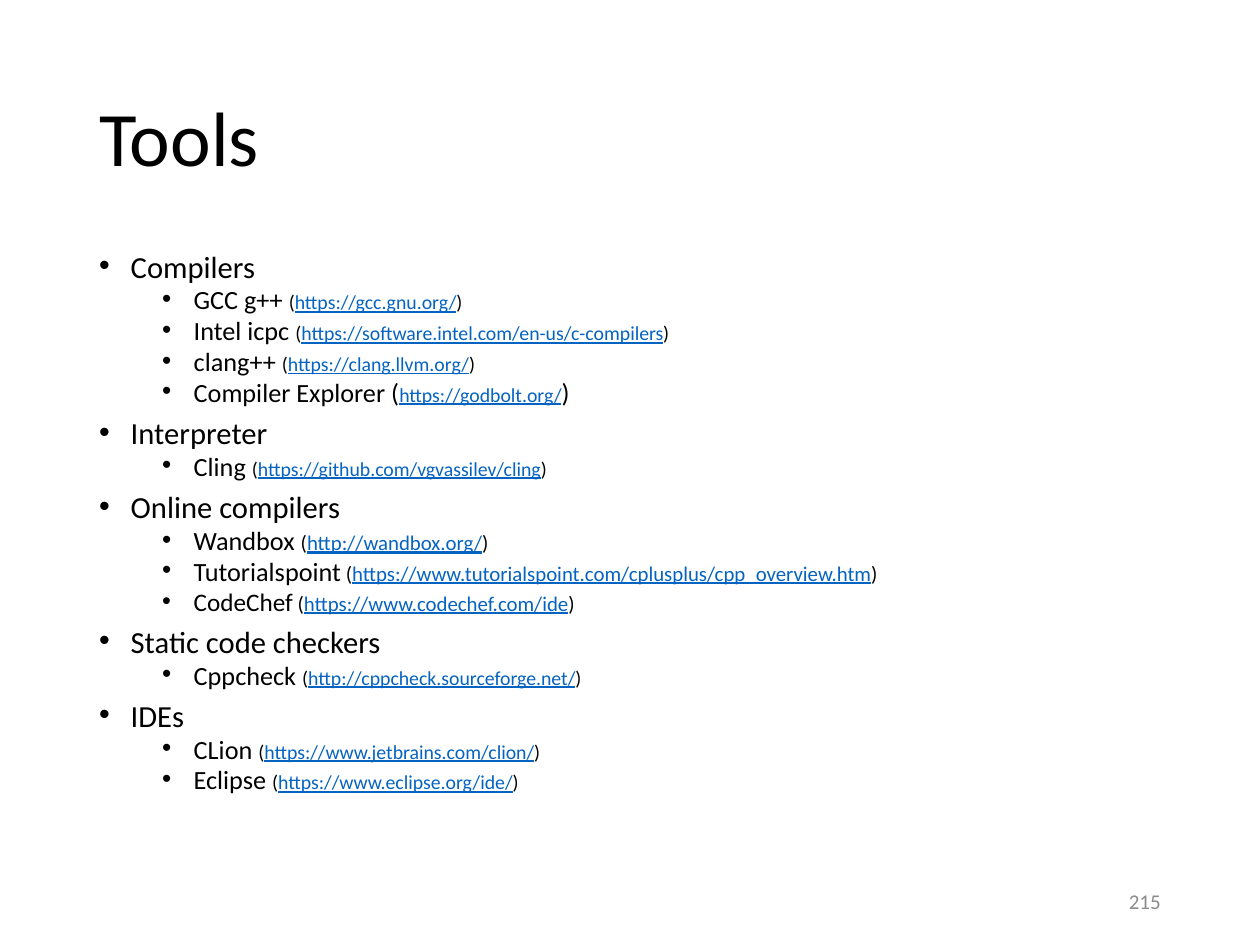
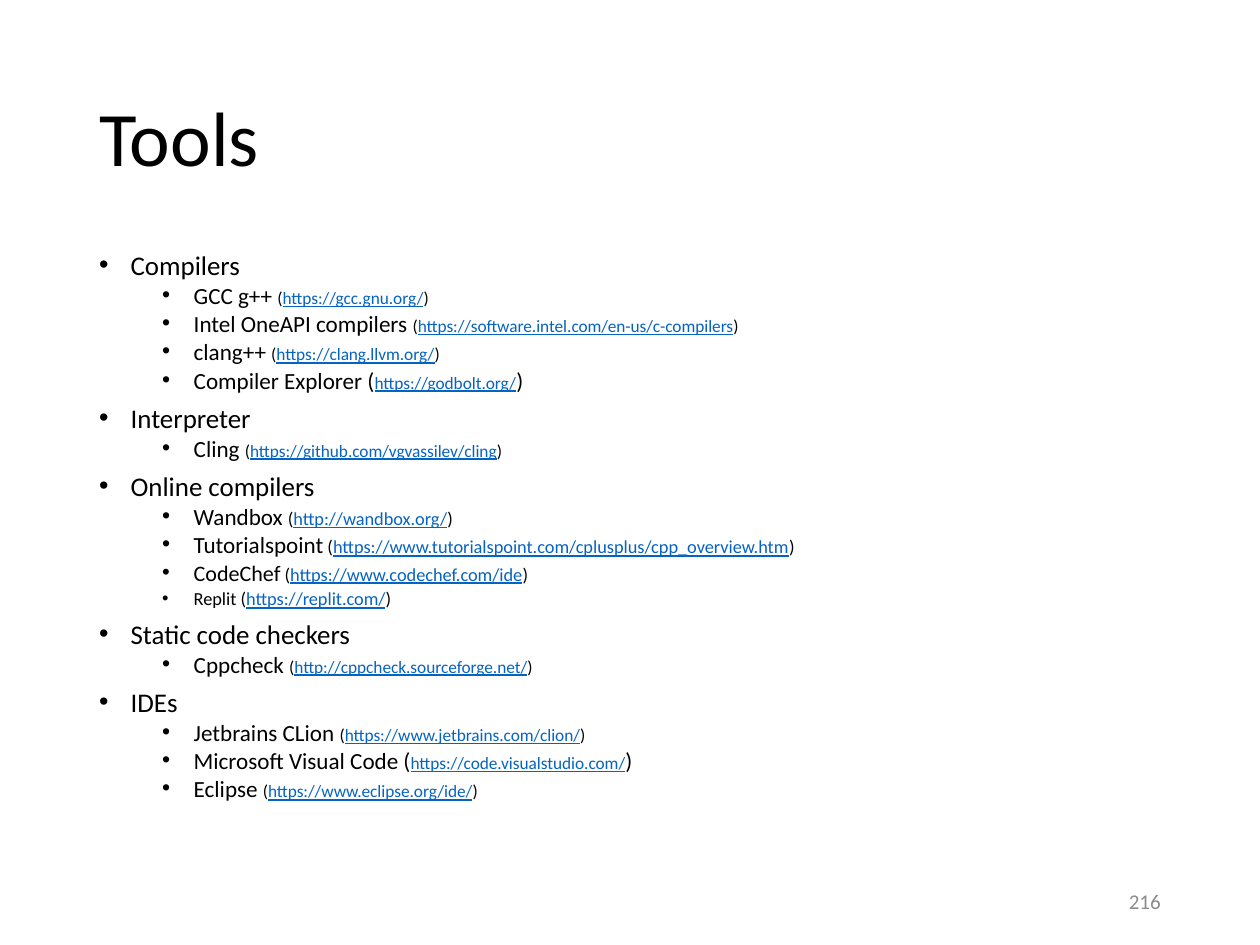
Before and after one commit to gjbex/Scientific-C-plus-plus, a slide deck: slide 216 of scientific_cpp.pptx (slide 215 before the commit). Drawn at 1260x945 pixels with LibreOffice and Linux fonts; fonts in the diff are those of the drawing. Boxes give left, top, right and bottom in pixels: in the first picture for what was removed or moved away, otherwise in the second. Text is boxed around its words. In the diff, an @@ line names an element or a change of style, - is before the commit and + after.

```diff
--- a/scientific_cpp.pptx
+++ b/scientific_cpp.pptx
@@ text at bbox=[131, 256, 794, 801]: size 17.5 to 15.4 pt in "Compilers", "Interpreter", "Online compilers", "Static code checkers" and 1 more places; size 15 to 13.2 pt in "GCC g++", "clang++", "Compiler Explorer (https://godbolt.org/)", "Cling" and 4 more places; size 11.2 to 9.9 pt in "(https://gcc.gnu.org/)", "(https://clang.llvm.org/)", "(https://godbolt.org/)", "(https://github.com/vgvassilev/cling)" and 2 more places; size 11.9 to 10.4 pt in "(http://wandbox.org/)", "(https://www.tutorialspoint.com/cplusplus/cpp_overview.htm)", "(https://www.codechef.com/ide)"; size 14.4 to 12.7 pt in "CodeChef" @@
@@ text at bbox=[194, 316, 739, 336]: text changed; size 11.2 to 9.9 pt @@
-  • Intel icpc (https://software.intel.com/en-us/c-compilers)
+  • Intel OneAPI compilers (https://software.intel.com/en-us/c-compilers)
@@ text at bbox=[194, 591, 392, 609]: paragraph added @@
+  • Replit (https://replit.com/)
@@ text at bbox=[194, 725, 626, 772]: text changed; size 11.2 to 9.9 pt @@
-  • CLion (https://www.jetbrains.com/clion/)
+  • Jetbrains CLion (https://www.jetbrains.com/clion/)
+  • Microsoft Visual Code (https://code.visualstudio.com/)
@@ page number at bbox=[1129, 895, 1161, 909]: text changed @@
-215
+216
```
Also in this commit, not shown: 1 other slide changed, 1 slide added.
